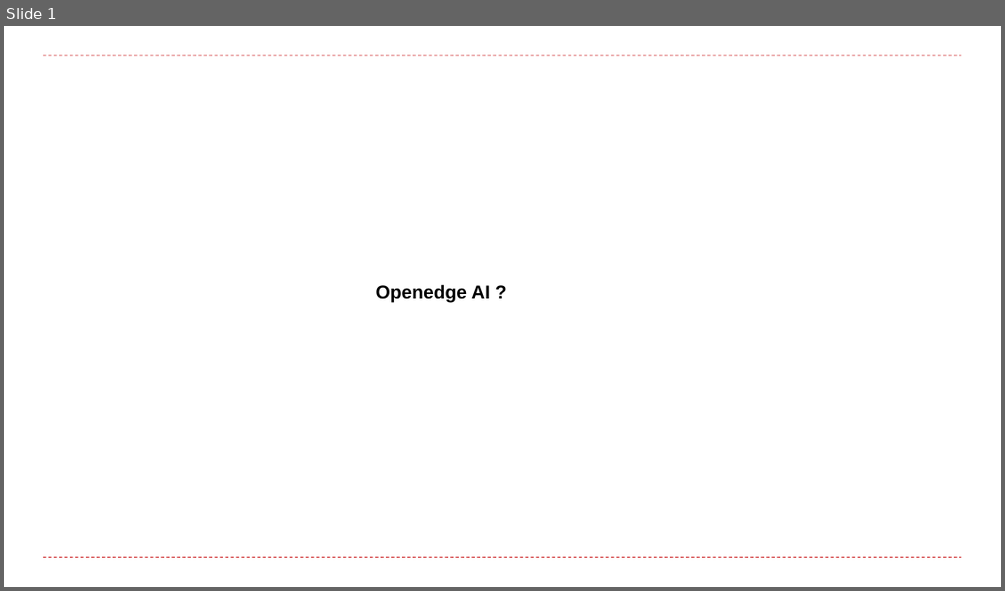
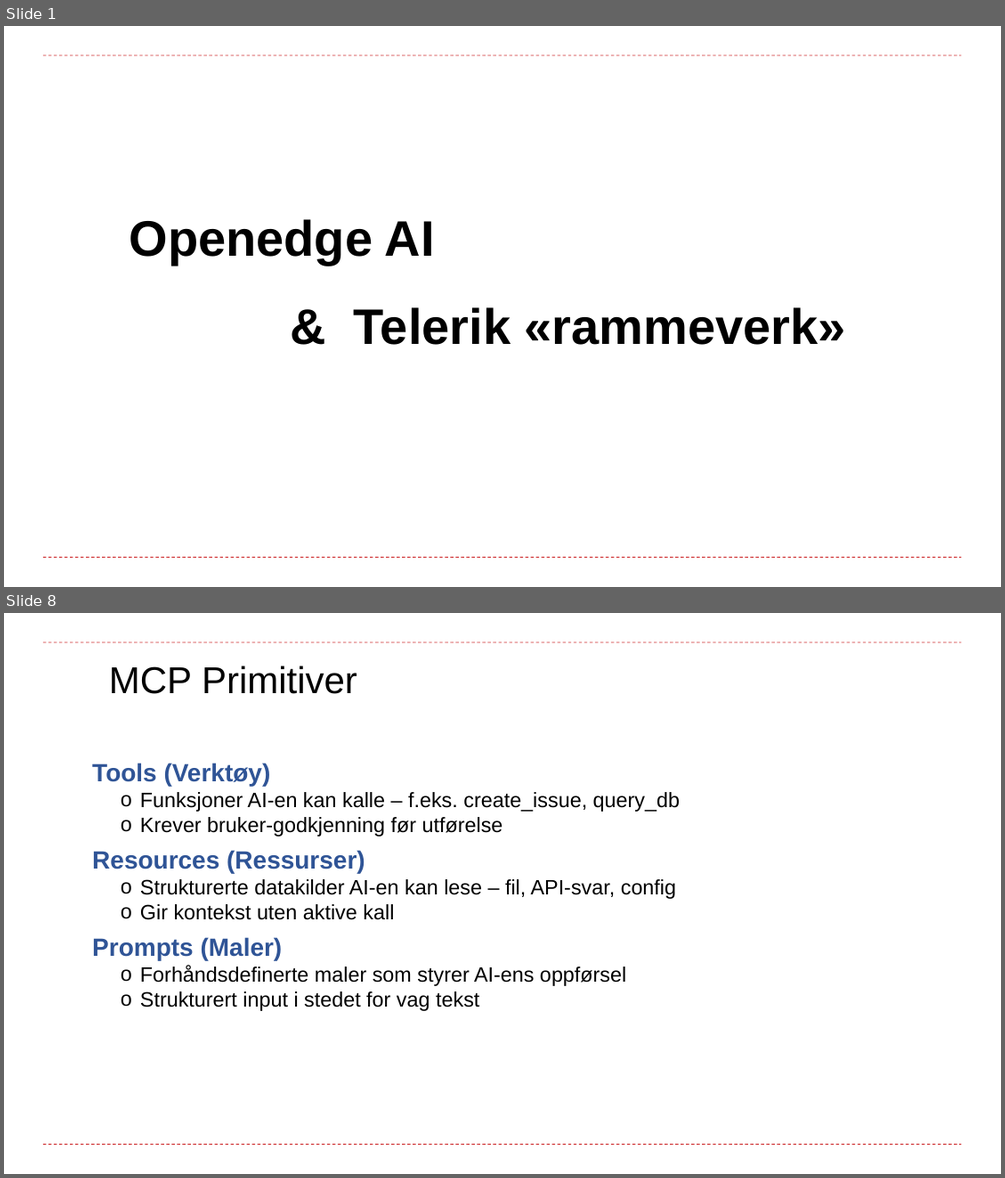
Before and after one commit to curtoldenborg/mcp, a slide deck: resources/documents/Brukerforeningen_2026.pptx. Shown one above the other, each under a label of ours: slide 1 before the commit, slides 1 and 8 after it; the slides between them are not shown. The pictures are 1005x591 and 1005x1178 pixels, drawn with LibreOffice and Linux fonts; fonts in the diff are those of the drawing; background and template pictures are left out. Boxes give left, top, right and bottom in pixels: in the first picture for what was removed or moved away, otherwise in the second. Text is boxed around its words. In the diff, an @@ line names an element or a change of style, - is before the commit and + after.

```diff
--- a/resources/documents/Brukerforeningen_2026.pptx
+++ b/resources/documents/Brukerforeningen_2026.pptx
@@ slide 8 added at (4,613,1001,1174), background #FFFFFF; not listed: 2 template elements that a slide beside it also shows @@
@@ text added at (109,666,357,694), 36 pt, text #000000 @@
+MCP Primitiver
@@ text added at (92,763,680,1011), 20 pt, text #000000 @@
+Tools (Verktøy)
+  o Funksjoner AI-en kan kalle – f.eks. create_issue, query_db
+  o Krever bruker-godkjenning før utførelse
+Resources (Ressurser)
+  o Strukturerte datakilder AI-en kan lese – fil, API-svar, config
+  o Gir kontekst uten aktive kall
+Prompts (Maler)
+  o Forhåndsdefinerte maler som styrer AI-ens oppførsel
+  o Strukturert input i stedet for vag tekst
@@ slide 1 changed as well @@
@@ text at (129,219,435,265): text changed; size 18 to 48 pt @@
-Openedge AI ?
+Openedge AI
@@ text added at (354,307,846,345), 48 pt, text #000000, bold @@
+& Telerik «rammeverk»
```
Also in this commit, not shown: 20 other slides added, 25 slides removed, 2 other files.
